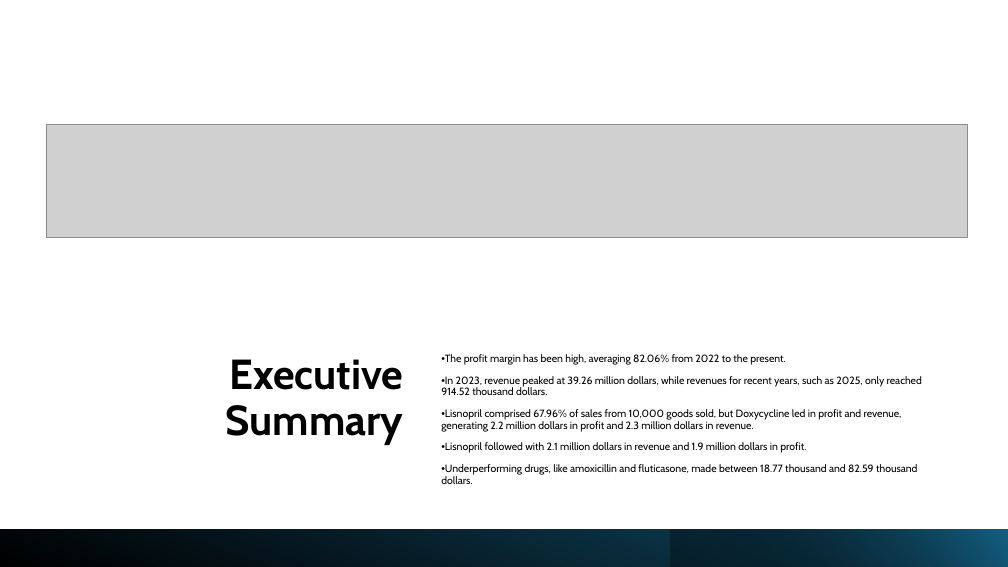
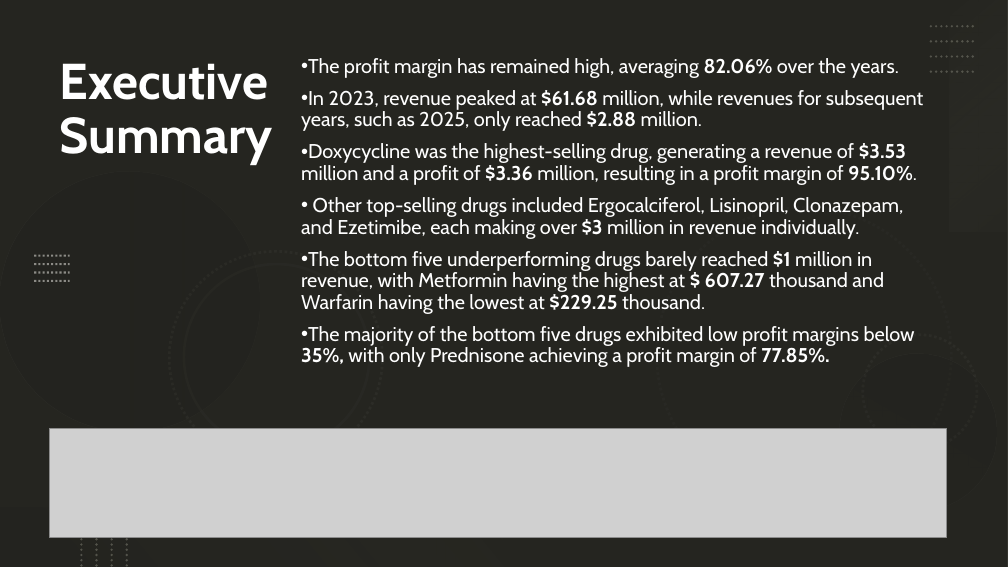
Before and after one commit to cephard/NovaMed-Solutions, a slide deck: slide 8 of NovaMed Solutions Presentation.pptx. Drawn at 1008x567 pixels with LibreOffice and Linux fonts; fonts in the diff are those of the drawing; grey boxes stand for pictures. Boxes give left, top, right and bottom in pixels: in the first picture for what was removed or moved away, otherwise in the second. Text is boxed around its words. In the diff, an @@ line names an element or a change of style, - is before the commit and + after.

```diff
--- a/NovaMed Solutions Presentation.pptx
+++ b/NovaMed Solutions Presentation.pptx
@@ rectangle added at (0, 0, 1008, 567), fill #505046 @@
@@ rectangle added at (0, 0, 1008, 567), fill #000000 at 53% opacity @@
@@ rectangle added at (950, 0, 1008, 231), fill gradient #BCBCB2 to #3C3C34 @@
@@ title "Executive Summary": place and size @@
-title "Executive Summary" at (226, 359, 404, 445)
+title "Executive Summary" at (60, 63, 273, 164)
@@ title "Executive Summary" at (60, 63, 273, 164): size 40 to 48 pt, text colour #000000 to #FFFFFF; alignment right to left @@
@@ subtitle at (301, 58, 924, 367): text changed; size 10 to 19 pt; text colour #000000 to #FFFFFF @@
-• The profit margin has been high, averaging 82.06% from 2022 to the present.
-• In 2023, revenue peaked at 39.26 million dollars, while revenues for recent years, such as 2025, only reached 914.52 thousand dollars.
-• Lisnopril comprised 67.96% of sales from 10,000 goods sold, but Doxycycline led in profit and revenue, generating 2.2 million dollars in profit and 2.3 million dollars in revenue.
-• Lisnopril followed with 2.1 million dollars in revenue and 1.9 million dollars in profit.
-• Underperforming drugs, like amoxicillin and fluticasone, made between 18.77 thousand and 82.59 thousand dollars.
+• The profit margin has remained high, averaging 82.06% over the years.
+• In 2023, revenue peaked at $61.68 million, while revenues for subsequent years, such as 2025, only reached $2.88 million.
+• Doxycycline was the highest-selling drug, generating a revenue of $3.53 million and a profit of $3.36 million, resulting in a profit margin of 95.10%.
+• Other top-selling drugs included Ergocalciferol, Lisinopril, Clonazepam, and Ezetimibe, each making over $3 million in revenue individually.
+• The bottom five underperforming drugs barely reached $1 million in revenue, with Metformin having the highest at $ 607.27 thousand and Warfarin having the lowest at $229.25 thousand.
+• The majority of the bottom five drugs exhibited low profit margins below 35%, with only Prednisone achieving a profit margin of 77.85%.
@@ group added at (931, 26, 976, 72): 4 lines @@
@@ group added at (34, 256, 70, 281): 4 lines @@
@@ group added at (0, 172, 1008, 539): 6 ellipses @@
@@ picture: place and size @@
-picture at (46, 124, 967, 237)
+picture at (50, 428, 947, 538)
@@ group added at (82, 461, 127, 567): 4 lines @@
@@ rectangle added at (0, 508, 504, 567), fill gradient #282823 to #9A9A8C @@
@@ rectangle removed at (0, 530, 1008, 567) @@
@@ rectangle removed at (671, 530, 1008, 567) @@
```
Also in this commit, not shown: 24 other slides changed, 11 slides added, 8 slides removed, 3 other files.
